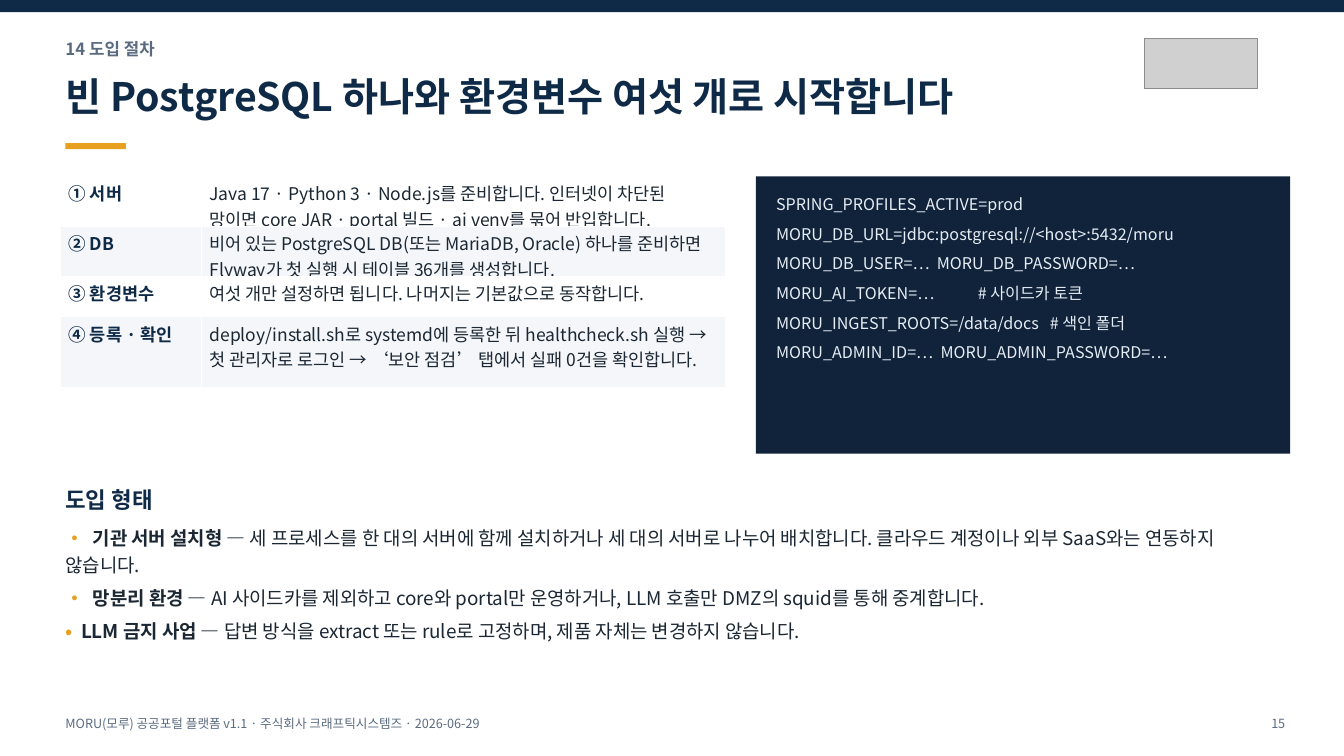
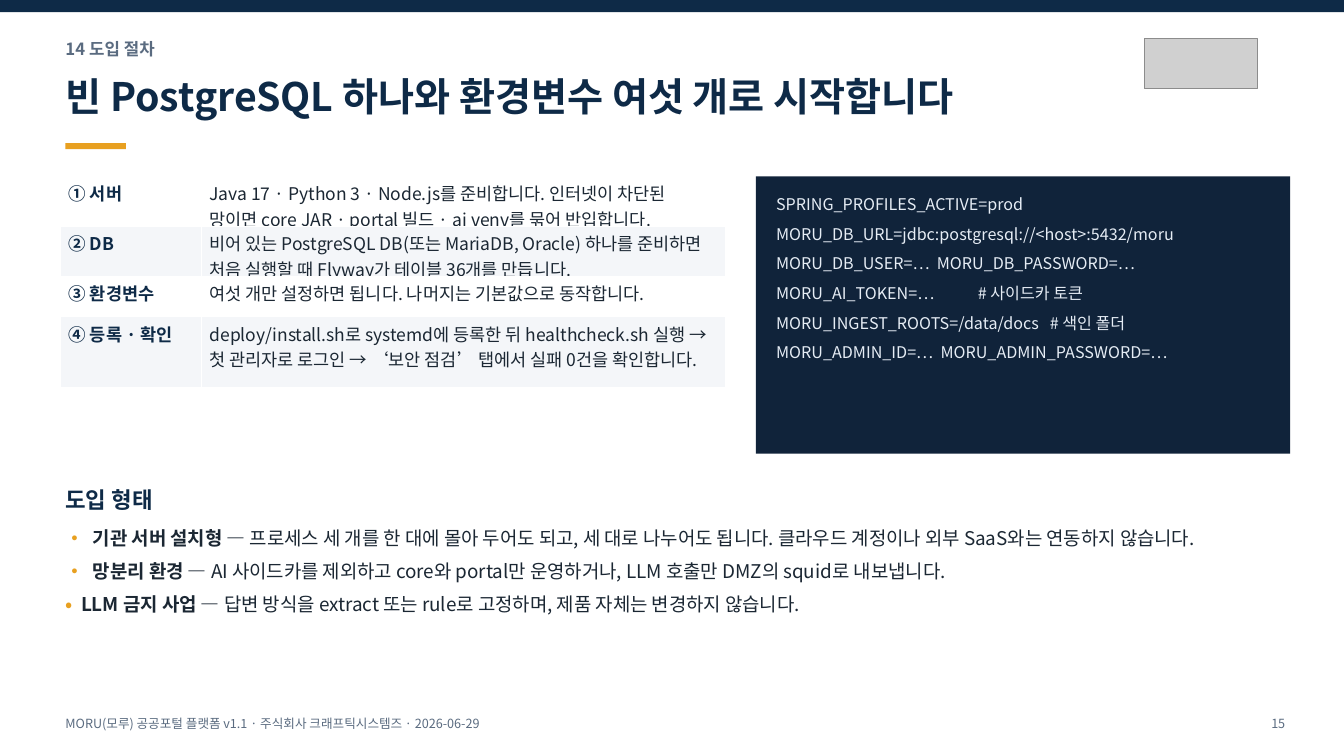
Before and after one commit to mhb8436/moru-release, a slide deck: slide 15 of docs/MORU-발표자료-v1.1.pptx. Drawn at 1344x756 pixels with LibreOffice and Linux fonts; fonts in the diff are those of the drawing; grey boxes stand for pictures. Boxes give left, top, right and bottom in pixels: in the first picture for what was removed or moved away, otherwise in the second. Text is boxed around its words. In the diff, an @@ line names an element or a change of style, - is before the commit and + after.

Commit message:
표제와 영어식 비유를 한국어로 다시 쓴다 — 소개 자료 전체
대표 문구를 「표준프레임워크 위에서 바로 시작하는 공공포털」에서
「표준프레임워크 사업, 누리집은 이미 만들어 두었습니다」로 바꾼다.
「위에 올린다 · 위에 구축한다 · 위에 탑재한다」는 build on top of 를
그대로 옮긴 비유라 전부 걷어냈다.

표제 일곱 개를 다시 썼다. 「프레임워크는 있어도, 그 위에 올릴 제품이
없었습니다」는 「표준프레임워크는 뼈대일 뿐, 살은 사업마다 다시
붙였습니다」로, 「운영에 필요한 화면을 처음부터 모두 제공합니다」는
「운영에 쓸 화면이 처음부터 다 들어 있습니다」로 바꾼다.

사물에 책임을 지우던 문장도 고쳤다 — 「접근성과 디자인 규격은 부품이
지킵니다」는 「화면마다 따로 챙기지 않아도 됩니다」로.

「제공/지원합니다」 14군데, 「~ 시」 3군데, 「N개의 X」 4군데,
「~를 통해 · ~을 위한」 7군데를 함께 정리한다. 소개서 · 리플릿 ·
발표 자료 · 랜딩 · README 가 이제 같은 문장을 쓴다.

```diff
--- a/docs/MORU-발표자료-v1.1.pptx
+++ b/docs/MORU-발표자료-v1.1.pptx
@@ table at bbox=[60, 176, 726, 372] @@
-row 2, column 2: 비어 있는 PostgreSQL DB(또는 MariaDB, Oracle) 하나를 준비하면 Flyway가 첫 실행 시 테이블 36개를 생성합니다.
+row 2, column 2: 비어 있는 PostgreSQL DB(또는 MariaDB, Oracle) 하나를 준비하면 처음 실행할 때 Flyway가 테이블 36개를 만듭니다.
@@ text at bbox=[93, 529, 1195, 583]: text changed @@
-• 기관 서버 설치형 — 세 프로세스를 한 대의 서버에 함께 설치하거나 세 대의 서버로 나누어 배치합니다. 클라우드 계정이나 외부 SaaS와는 연동하지 않습니다.
-• 망분리 환경 — AI 사이드카를 제외하고 core와 portal만 운영하거나, LLM 호출만 DMZ의 squid를 통해 중계합니다.
+• 기관 서버 설치형 — 프로세스 세 개를 한 대에 몰아 두어도 되고, 세 대로 나누어도 됩니다. 클라우드 계정이나 외부 SaaS와는 연동하지 않습니다.
+• 망분리 환경 — AI 사이드카를 제외하고 core와 portal만 운영하거나, LLM 호출만 DMZ의 squid로 내보냅니다.
```
Also in this commit, not shown: 9 other slides changed, 4 other files.
